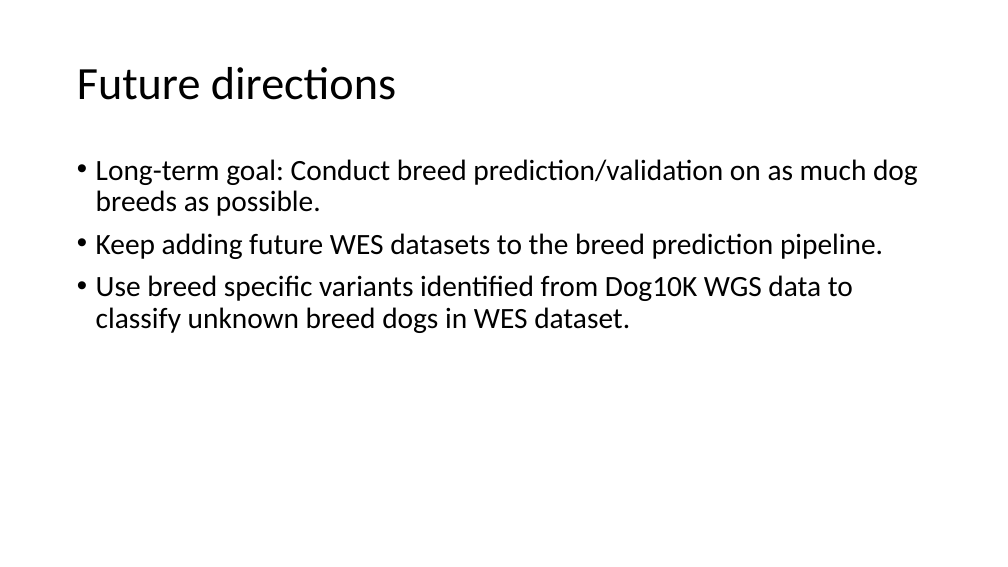
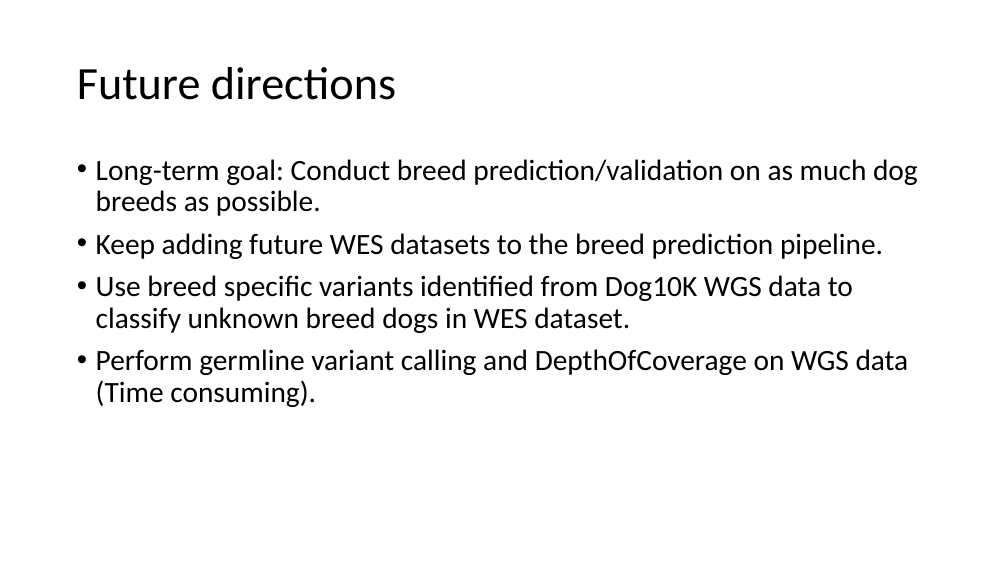
Before and after one commit to JingxuanChen7/canine_tumor_wes, a slide deck: slide 16 of doc/LabMeeting120123.pptx (slide 15 before the commit). Drawn at 1008x567 pixels with LibreOffice and Linux fonts; fonts in the diff are those of the drawing. Boxes give left, top, right and bottom in pixels: in the first picture for what was removed or moved away, otherwise in the second. Text is boxed around its words. In the diff, an @@ line names an element or a change of style, - is before the commit and + after.

```diff
--- a/doc/LabMeeting120123.pptx
+++ b/doc/LabMeeting120123.pptx
@@ text at [96, 349, 909, 407]: paragraph added @@
+• Perform germline variant calling and DepthOfCoverage on WGS data (Time consuming).
```
Also in this commit, not shown: 4 other slides changed, 1 slide added.
